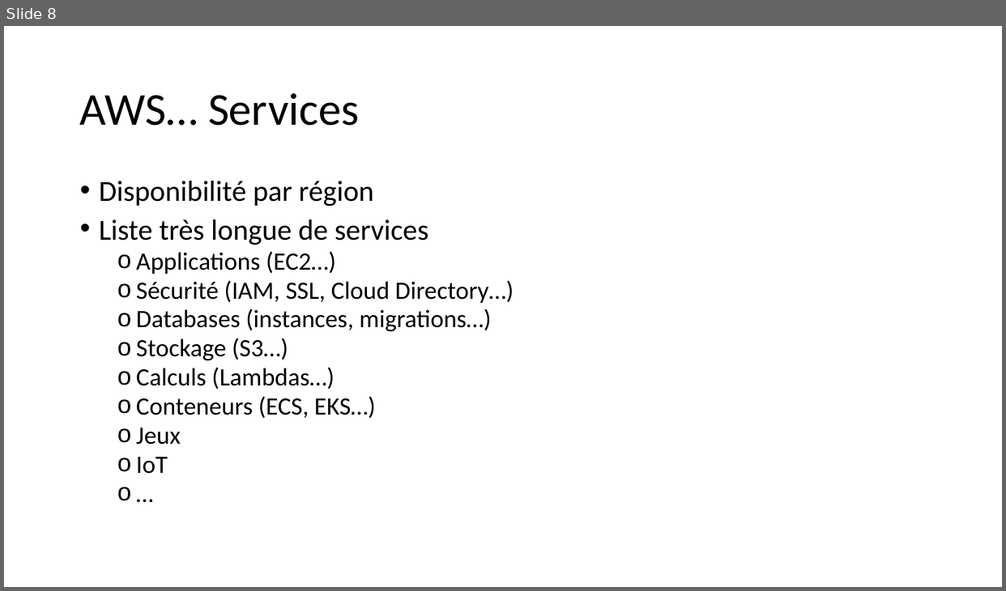
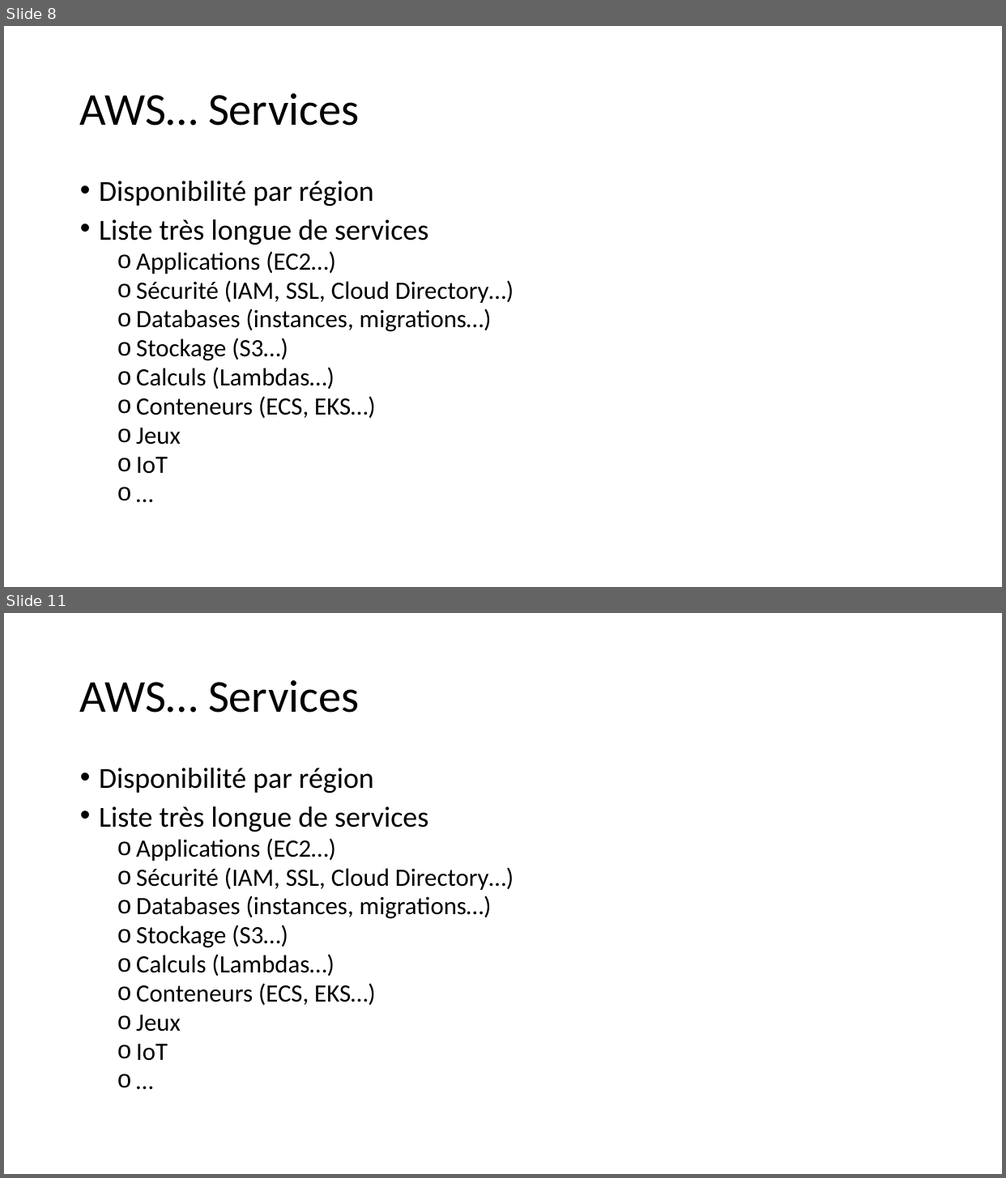
Before and after one commit to aymendr/aws, a slide deck: cours_aws.pptx. Shown one above the other, each under a label of ours: slide 8 before the commit, slides 8 and 11 after it; the slides between them are not shown. The pictures are 1006x591 and 1006x1178 pixels, drawn with LibreOffice and Linux fonts; fonts in the diff are those of the drawing. Boxes give left, top, right and bottom in pixels: in the first picture for what was removed or moved away, otherwise in the second. Text is boxed around its words. In the diff, an @@ line names an element or a change of style, - is before the commit and + after.

Commit message:
update

```diff
--- a/cours_aws.pptx
+++ b/cours_aws.pptx
@@ slide 11 added at [4,613,1002,1174], background #FFFFFF @@
@@ title added at [80,680,359,713], 44 pt, text #000000 @@
+AWS… Services
@@ text added at [99,768,513,1061], 24 pt, text #000000 @@
+• Disponibilité par région
+• Liste très longue de services
+  o Applications (EC2…)
+  o Sécurité (IAM, SSL, Cloud Directory…)
+  o Databases (instances, migrations…)
+  o Stockage (S3…)
+  o Calculs (Lambdas…)
+  o Conteneurs (ECS, EKS…)
+  o Jeux
+  o IoT
+  o …
```
Also in this commit, not shown: 2 other slides added.
